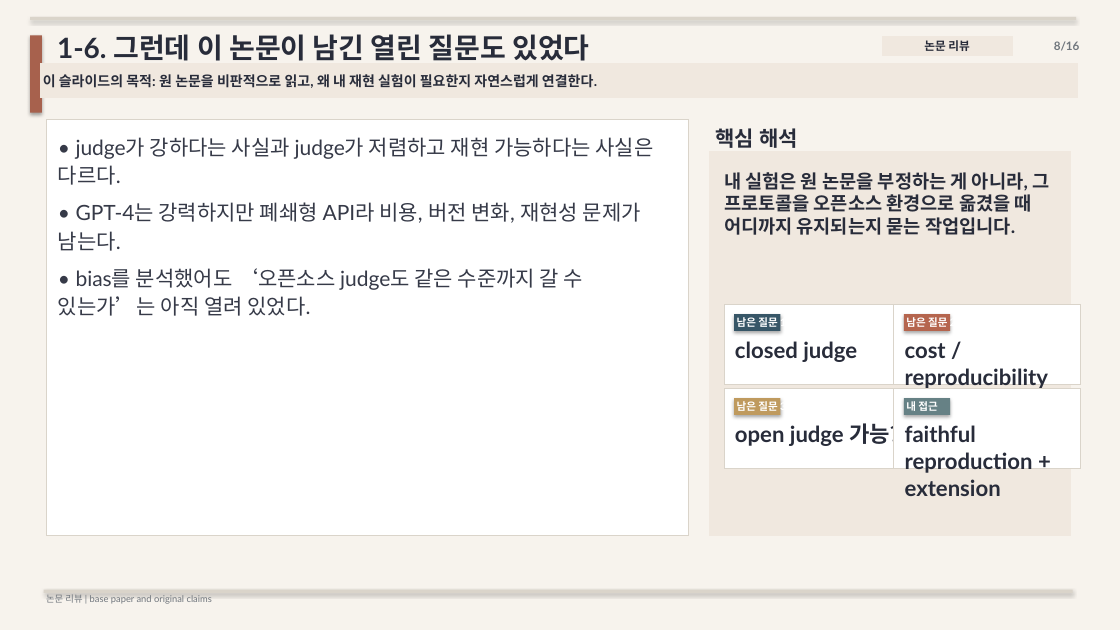
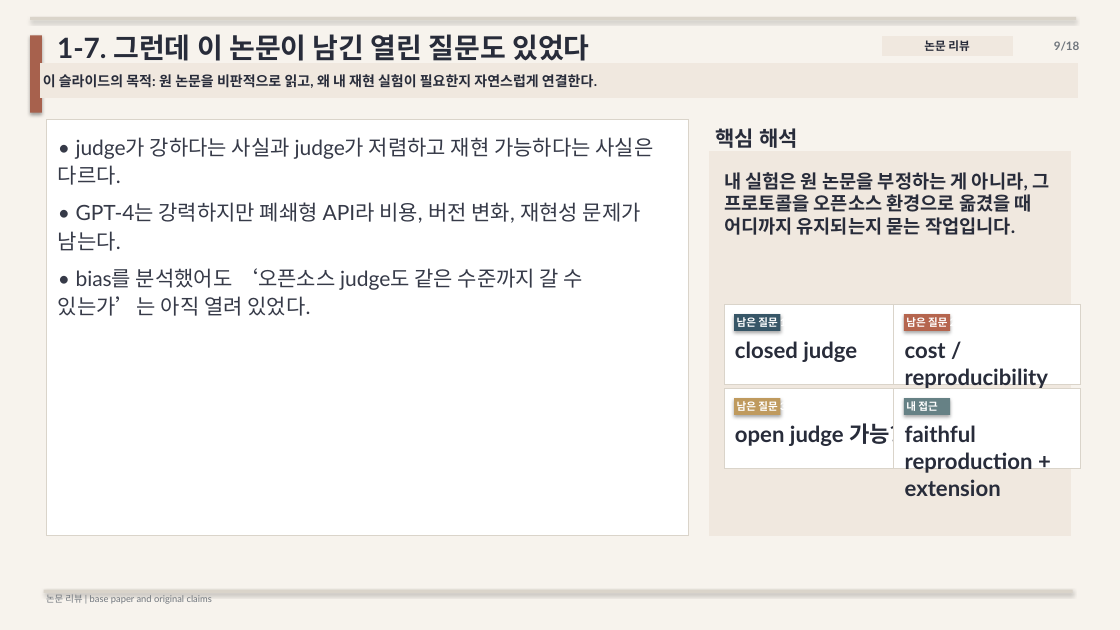
Before and after one commit to kook222/mt_bench_repro, a slide deck: slide 9 of presentation/mt_bench_paper_study.pptx (slide 8 before the commit). Drawn at 1120x630 pixels with LibreOffice and Linux fonts; fonts in the diff are those of the drawing. Boxes give left, top, right and bottom in pixels: in the first picture for what was removed or moved away, otherwise in the second. Text is boxed around its words. In the diff, an @@ line names an element or a change of style, - is before the commit and + after.

```diff
--- a/presentation/mt_bench_paper_study.pptx
+++ b/presentation/mt_bench_paper_study.pptx
@@ text at [57,34,589,61]: text changed @@
-1-6. 그런데 이 논문이 남긴 열린 질문도 있었다
+1-7. 그런데 이 논문이 남긴 열린 질문도 있었다
@@ text at [1054,41,1080,51]: text changed @@
-8/16
+9/18
```
Also in this commit, not shown: 14 other slides changed, 2 slides added, 6 other files.
